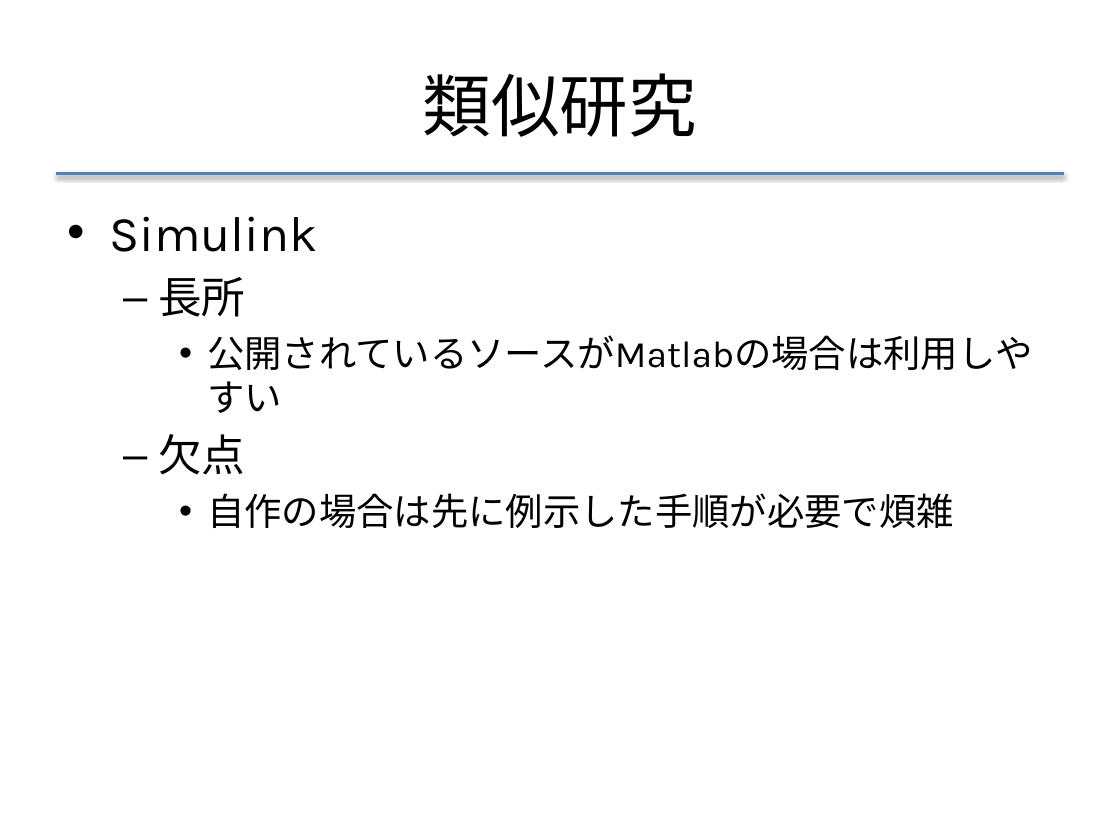
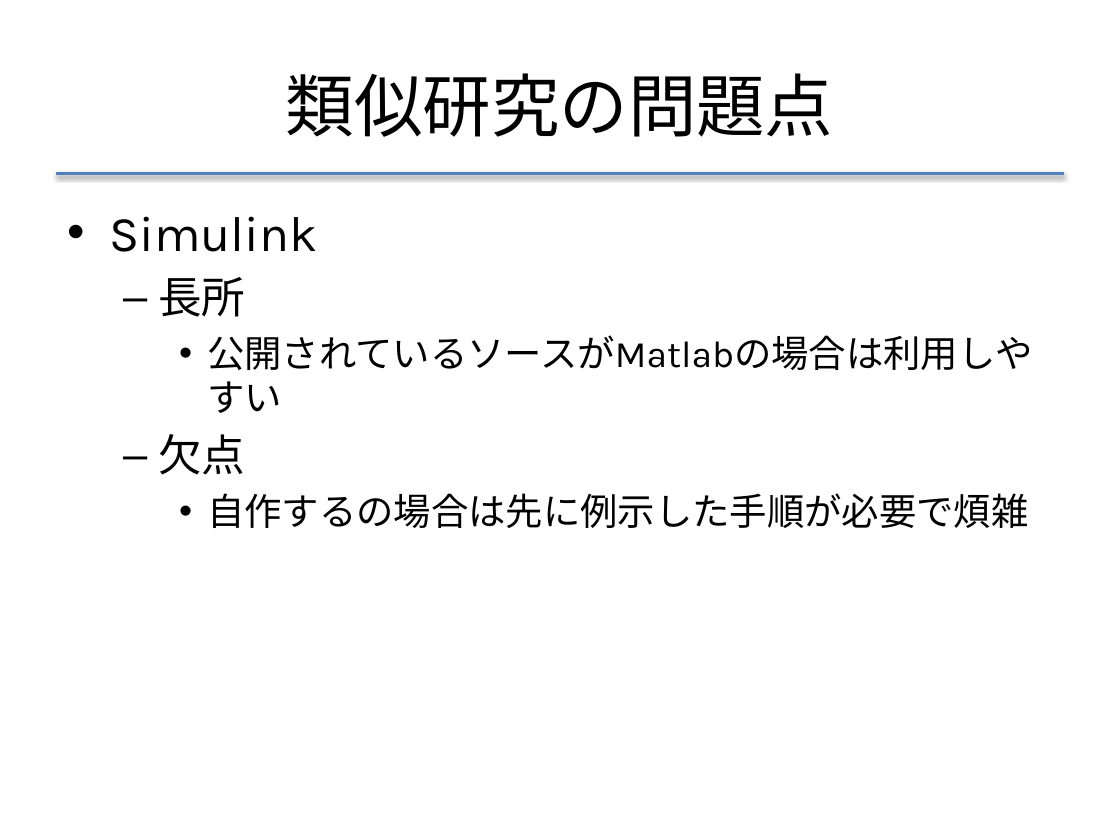
Before and after one commit to f-akazawa/akaz_uecdevelop, a slide deck: slide 14 of doc/中間発表資料.pptx. Drawn at 1120x840 pixels with LibreOffice and Linux fonts; fonts in the diff are those of the drawing. Boxes give left, top, right and bottom in pixels: in the first picture for what was removed or moved away, otherwise in the second. Text is boxed around its words. In the diff, an @@ line names an element or a change of style, - is before the commit and + after.

Commit message:
一回目練習のコメントを受けて修正
LLVMの説明、V1野やMT野では細かい処理がたくさんあるのでざっくりと一個だけというイメージにさせないこと

```diff
--- a/doc/中間発表資料.pptx
+++ b/doc/中間発表資料.pptx
@@ title at [286, 73, 833, 137]: text changed @@
-類似研究
+類似研究の問題点
@@ text at [207, 493, 1028, 528]: text changed @@
-    • 自作の場合は先に例示した手順が必要で煩雑
+    • 自作するの場合は先に例示した手順が必要で煩雑
```
Also in this commit, not shown: 10 other slides changed, 6 slides added.
